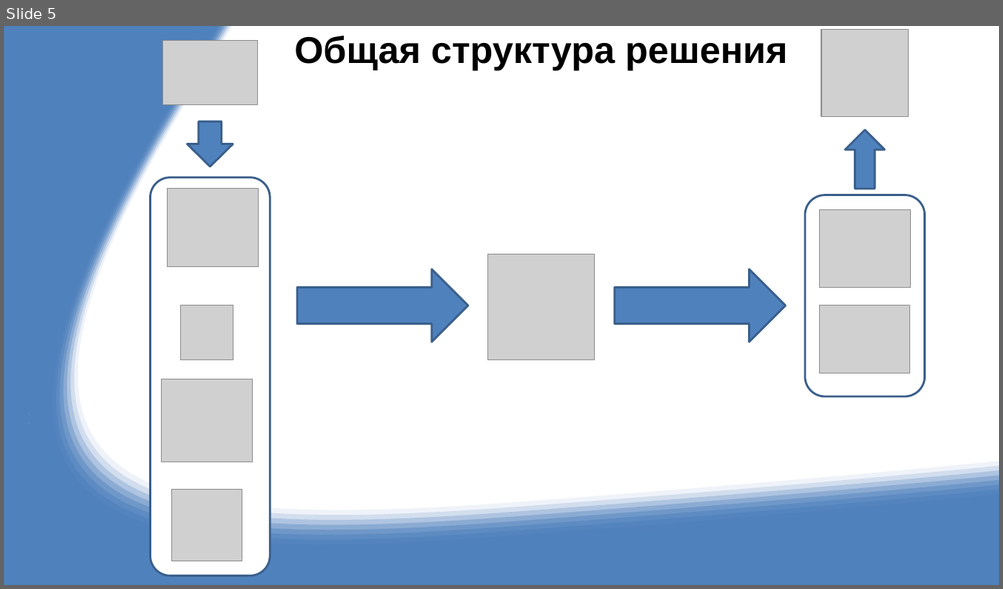
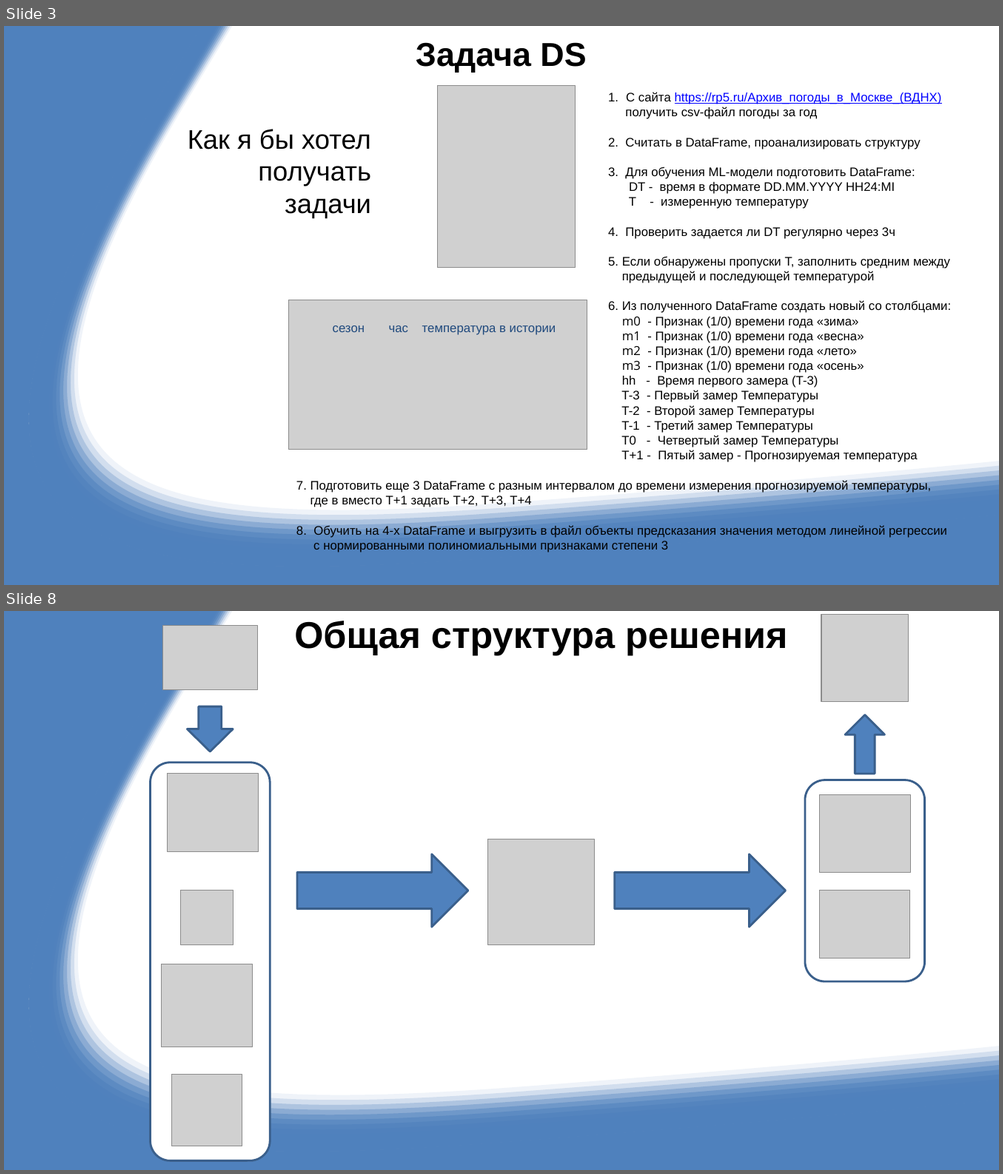
Before and after one commit to RUS02/PetProjJRG, a slide deck: DOC/DE_Yandex_2023-2024.pptx. Shown one above the other, each under a label of ours: slide 5 before the commit, slides 3 and 8 after it; the slides between them are not shown. The pictures are 1003x589 and 1003x1174 pixels, drawn with LibreOffice and Linux fonts; fonts in the diff are those of the drawing; grey boxes stand for pictures. Boxes give left, top, right and bottom in pixels: in the first picture for what was removed or moved away, otherwise in the second. Text is boxed around its words. In the diff, an @@ line names an element or a change of style, - is before the commit and + after.

```diff
--- a/DOC/DE_Yandex_2023-2024.pptx
+++ b/DOC/DE_Yandex_2023-2024.pptx
@@ slide 3 added at (4,26,999,585), background #FFFFFF; not listed: 12 template elements that a slide beside it also shows @@
@@ text added at (415,42,586,72), 32 pt, text #000000, bold @@
+Задача DS
@@ picture added at (438,86,575,268) @@
@@ text added at (608,92,950,463), 12 pt, text #000000 @@
+1. С сайта https://rp5.ru/Архив_погоды_в_Москве_(ВДНХ)
+получить csv-файл погоды за год
+2. Считать в DataFrame, проанализировать структуру
+3. Для обучения ML-модели подготовить DataFrame:
+DT - время в формате DD.MM.YYYY HH24:MI
+T - измеренную температуру
+4. Проверить задается ли DT регулярно через 3ч
+5. Если обнаружены пропуски Т, заполнить средним между
+предыдущей и последующей температурой
+6. Из полученного DataFrame создать новый со столбцами:
+m0 - Признак (1/0) времени года «зима»
+m1 - Признак (1/0) времени года «весна»
+m2 - Признак (1/0) времени года «лето»
+m3 - Признак (1/0) времени года «осень»
+hh - Время первого замера (T-3)
+T-3 - Первый замер Температуры
+T-2 - Второй замер Температуры
+T-1 - Третий замер Температуры
+T0 - Четвертый замер Температуры
+T+1 - Пятый замер - Прогнозируемая температура
@@ text added at (188,129,371,219), 26 pt, text #000000 @@
+Как я бы хотел получать задачи
@@ picture added at (289,301,586,450) @@
@@ text added at (333,326,556,335), 12 pt, text #1F497D @@
+сезон час температура в истории
@@ text added at (296,480,947,553), 12 pt, text #000000 @@
+7. Подготовить еще 3 DataFrame с разным интервалом до времени измерения прогнозируемой температуры,
+где в вместо T+1 задать T+2, T+3, T+4
+8. Обучить на 4-х DataFrame и выгрузить в файл объекты предсказания значения методом линейной регрессии
+с нормированными полиномиальными признаками степени 3
@@ what was slide 5 is now slide 8 @@
```
Also in this commit, not shown: 3 slides changed, 4 other slides added, 1 slide removed, 19 other files.
